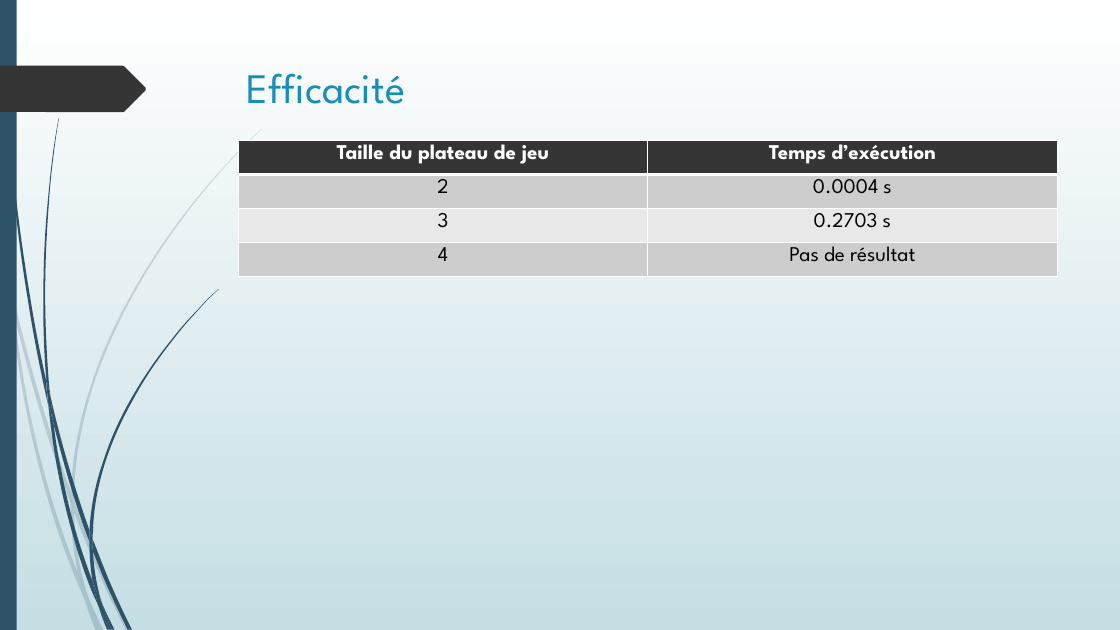
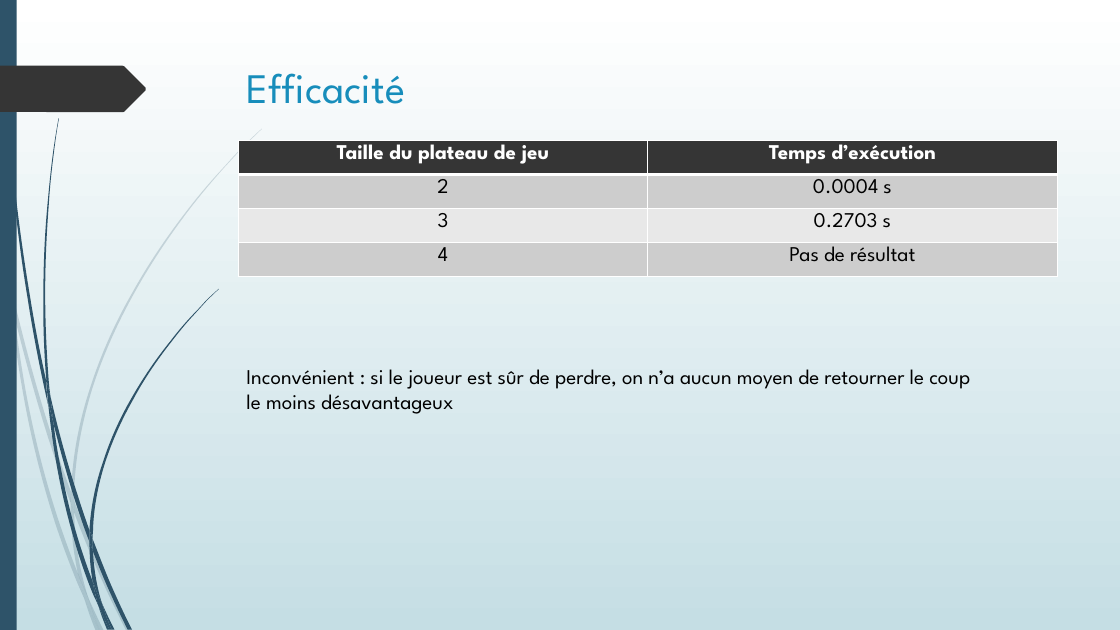
Before and after one commit to yarduoc/HexAI, a slide deck: slide 17 of PresentationTibo/TIPE 2017.pptx (slide 10 before the commit). Drawn at 1120x630 pixels with LibreOffice and Linux fonts; fonts in the diff are those of the drawing. Boxes give left, top, right and bottom in pixels: in the first picture for what was removed or moved away, otherwise in the second. Text is boxed around its words. In the diff, an @@ line names an element or a change of style, - is before the commit and + after.

```diff
--- a/PresentationTibo/TIPE 2017.pptx
+++ b/PresentationTibo/TIPE 2017.pptx
@@ text added at box(246, 369, 970, 414), 18 pt, text #000000 @@
+Inconvénient : si le joueur est sûr de perdre, on n’a aucun moyen de retourner le coup le moins désavantageux
```
Also in this commit, not shown: 4 other slides changed, 14 slides added, 2 other files.
